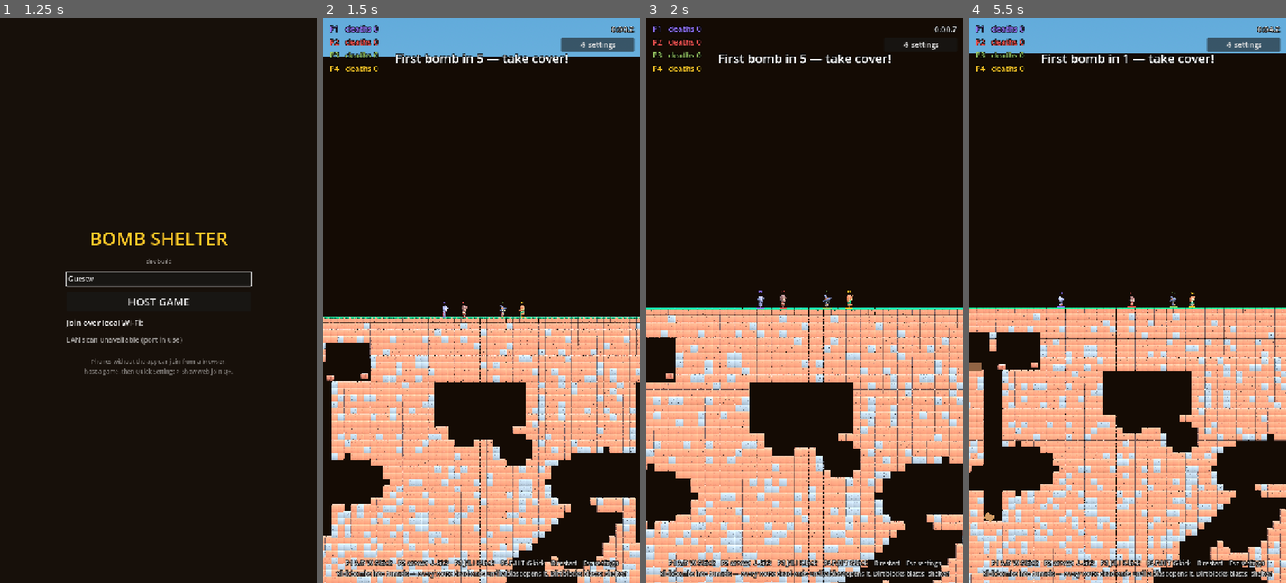
Above: before the commit, frames 1-4 (left to right).
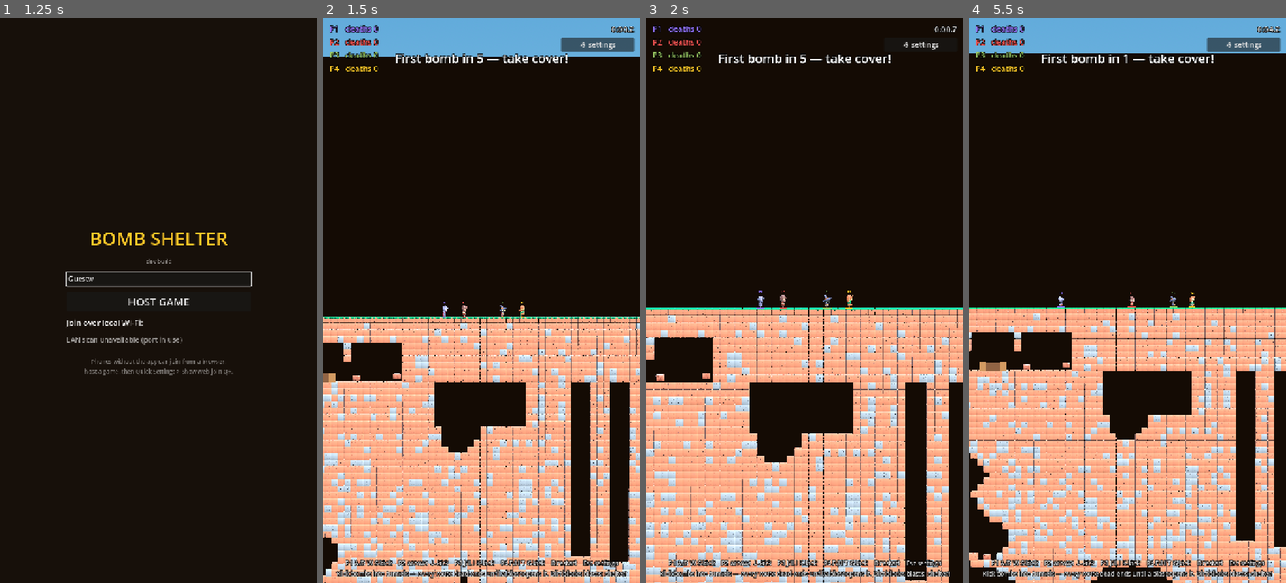
Above: after the commit, the same moments.

Repository: uchy4/dummy
Game: Godot game, scene res://scenes/menu.tscn
The game is run twice, just before and just after one commit, with the same random seed, the same clock (stepped at 60 frames per second) and the same inputs.
Inputs (mouse positions are in pixels of both pictures, inside the frame that each line leads up to):
- Up to frame 1 (1.25 s): tap Enter (ui_accept) at 0.5 s; move the mouse to (228, 272) at 0.52 s; hold D (p1_right) from 0.53 s (still down); hold S (p1_kick) from 0.53 s (still down); click (228, 272) at 0.67 s; tap W (p1_jump) at 0.77 s
- Up to frame 2 (1.5 s): release D (p1_right) at 1.25 s; release S (p1_kick) at 1.25 s; click "HOST GAME" at 1.25 s
- Up to frame 3 (2 s): no input
- Up to frame 4 (5.5 s): drag from (1064, 328) to (1111, 413) at 2.02 s; move the mouse to (1159, 176) at 2.77 s; hold D (p1_right) 2.78-3.5 s; tap L at 2.85 s; drag from (1111, 413) to (1032, 215) at 3.52 s; move the mouse to (1222, 385) at 4.27 s; hold A (p1_left) 4.28-5 s; tap K at 4.35 s; tap W (p1_jump) at 4.52 s; drag from (1032, 215) to (1079, 159) at 5.02 s

Frame 1 is identical in both runs. In frame 2, 9.6% of the frame differs, in the area x 0-100%, y 57-100%; in frame 3, 8.2%; in frame 4, 11%, in the area x 0-100%, y 55-100%.

Commit message:
Water flows for real: heading-based streams, waterline, one flat color
Flow rules (10Hz cellular step, per-drop heading memory):
- Air below: fall. Open ledge: slide down diagonally, keeping heading.
- Stacked on water: spill sideways to flatten the pool.
- On solid floor with BOTH sides open: keep flowing in the remembered
  direction — streams run downhill and across floors until they find a
  hole, a wall, or other water, then settle for good. (Pure left+right+
  bottom closure would slosh a lone drop between walls forever; wall or
  water contact counts as settled.)
Blown-open pool bottoms drain properly: water pours until it finds the
next resting place.

Visuals:
- One flat translucent blue everywhere — no speckles, no shade variance.
- Surface cells (air above) draw as partial blocks, so every pool and
  stream shows a clean waterline. Native uses a WATER_TOP tile that
  repaints as coverage changes; web renders water live each frame from
  the grid instead of baking it into the terrain canvas.

Co-Authored-By: Claude Opus 4.8 <noreply@anthropic.com>
Claude-Session: https://claude.ai/code/session_01QSJudmCHT44WHN37u3ZpBk

Diff:
--- a/bomb-shelter/scripts/net_hub.gd
+++ b/bomb-shelter/scripts/net_hub.gd
@@ -194,10 +194,9 @@
    sp=sc;tp=tc;sc=m;tc=performance.now();reconcile();syncBombs(m);}
   else if(m.t==="carve"){carve(m.x,m.y,m.r);flashes.push({x:m.x,y:m.y,r:m.r,t:performance.now()});
    boom(Math.min(0.55,0.2+m.r/240));}
-  else if(m.t==="w"){if(grid&&octx)for(var i=0;i<m.m.length;i++){var f=m.m[i][0],t2=m.m[i][1];
-   if(f>=0&&f<grid.length){grid[f]=0;octx.clearRect(f%W,(f/W)|0,1,1);}
-   if(t2>=0&&t2<grid.length){grid[t2]=4;
-    octx.fillStyle=(Math.random()<0.3)?CELL2[4]:CELL[4];octx.fillRect(t2%W,(t2/W)|0,1,1);}}}
+  else if(m.t==="w"){if(grid)for(var i=0;i<m.m.length;i++){var f=m.m[i][0],t2=m.m[i][1];
+   if(f>=0&&f<grid.length)grid[f]=0;
+   if(t2>=0&&t2<grid.length)grid[t2]=4;}}
   else if(m.t==="init"){W=m.w;H=m.h;TS=m.ts;SURF=m.surf;FIN=m.fin;ROOMS=m.rooms||[];
    grid=new Uint8Array(m.grid.length);
    for(var i=0;i<m.grid.length;i++)grid[i]=m.grid.charCodeAt(i)-48;
@@ -325,8 +324,9 @@
 setInterval(send,2000);
 function buildTerrain(){off=document.createElement("canvas");off.width=W;off.height=H;
  octx=off.getContext("2d");grassCells=[];
- for(var r=0;r<H;r++)for(var c=0;c<W;c++){var v=grid[r*W+c];if(!v)continue;
+ for(var r=0;r<H;r++)for(var c=0;c<W;c++){var v=grid[r*W+c];if(!v||v===4)continue;
   // Grass blocks are dirt-bodied; a thin green cap is drawn on top at render.
+  // Water (4) is skipped: it renders live each frame with a waterline.
   var dv=(v===3)?1:v;
   octx.fillStyle=(Math.random()<0.3)?CELL2[dv]:CELL[dv];octx.fillRect(c,r,1,1);
   if(v===3)grassCells.push(r*W+c);}}
@@ -501,6 +501,12 @@
   if(grid[idx]!==3)continue;var gx=(idx%W)*TS,gy=((idx/W)|0)*TS;
   ctx.fillStyle="#4caf50";ctx.fillRect(gx,gy,TS,4);
   ctx.fillStyle="#3f9143";ctx.fillRect(gx,gy+4,TS,1.5);}
+ // Water: one flat translucent color, drawn live; surface cells start 5px
+ // down so pools show a waterline.
+ if(grid){ctx.fillStyle="rgba(61,128,224,0.55)";
+  for(var wi=W;wi<grid.length;wi++){if(grid[wi]!==4)continue;
+   var wx2=(wi%W)*TS,wy2=((wi/W)|0)*TS,wo=grid[wi-W]!==4?5:0;
+   ctx.fillRect(wx2,wy2+wo,TS,TS-wo);}}
  var now=performance.now();
  if(sc&&sc.c)for(var i=0;i<sc.c.length;i++){var q=sc.c[i];
   ctx.fillStyle="#000";ctx.fillRect(q[0]-10,q[1]-8,20,16);
--- a/bomb-shelter/scripts/terrain.gd
+++ b/bomb-shelter/scripts/terrain.gd
@@ -17,7 +17,10 @@
 const PLUG_ROWS := 4    # every tunnel stops this many rows short: the dead end
 
 enum Cell { EMPTY, DIRT, BEDROCK, GRASS, WATER, CLAY, STONE, DEEP }
-enum Tile { GRASS, DIRT, DIRT_DARK, BEDROCK, WATER, CLAY, STONE, DEEP }
+enum Tile { GRASS, DIRT, DIRT_DARK, BEDROCK, WATER, CLAY, STONE, DEEP, WATER_TOP }
+
+## One solid translucent water color — surface cells use the partial tile.
+const WATER_COLOR := Color(0.24, 0.5, 0.88, 0.55)
 
 ## Strata: the ground changes character with depth — dirt, then clay, then
 ## stone, then deep slate, down to the bedrock frame.
@@ -51,6 +54,7 @@
 var _grid := PackedByteArray()
 var _src_id := 0
 var _water_acc := 0.0
+var _flow_dir := {}  ## water cell index -> current flow heading (-1 / +1)
 
 
 ## Client mode: no generation — the grid arrives from the host over the
@@ -81,7 +85,7 @@
 # ---------------------------------------------------------------- tileset ---
 
 func _build_tileset() -> void:
-	var img := Image.create(TILE * 8, TILE, false, Image.FORMAT_RGBA8)
+	var img := Image.create(TILE * 9, TILE, false, Image.FORMAT_RGBA8)
 	_fill_tile(img, Tile.DIRT, Color("7a5230"), Color("5e3d22"), 0.16)
 	_fill_tile(img, Tile.DIRT_DARK, Color("5c3d22"), Color("452c17"), 0.2)
 	_fill_tile(img, Tile.BEDROCK, Color("4b4b55"), Color("35353d"), 0.22)
@@ -94,18 +98,14 @@
 		for x in TILE:
 			var g := Color("4caf50").lerp(Color("2e7d32"), rng.randf() * 0.8)
 			img.set_pixel(Tile.GRASS * TILE + x, y, g)
-	# Water: translucent droplet-speckled blue — reads as particles, and the
-	# cellular flow makes the particles pour and settle.
-	_fill_tile(img, Tile.WATER, Color(0.16, 0.42, 0.78, 0.58), Color(0.13, 0.36, 0.7, 0.58), 0.25)
-	for i in 5:
-		var dx := rng.randi_range(1, TILE - 3)
-		var dy := rng.randi_range(2, TILE - 3)
-		for py in 2:
-			for px in 2:
-				img.set_pixel(Tile.WATER * TILE + dx + px, dy + py,
-					Color(0.5, 0.76, 1.0, 0.66))
-	for x in TILE:
-		img.set_pixel(Tile.WATER * TILE + x, 0, Color(0.62, 0.85, 1.0, 0.75))
+	# Water: one flat translucent color. Full tile for submerged cells,
+	# WATER_TOP (top 5px clear) for the surface so pools have a waterline.
+	for y in TILE:
+		for x in TILE:
+			img.set_pixel(Tile.WATER * TILE + x, y, WATER_COLOR)
+	for y in range(5, TILE):
+		for x in TILE:
+			img.set_pixel(Tile.WATER_TOP * TILE + x, y, WATER_COLOR)
 
 	var src := TileSetAtlasSource.new()
 	src.texture = ImageTexture.create_from_image(img)
@@ -121,9 +121,9 @@
 	var square := PackedVector2Array([
 		Vector2(-h, -h), Vector2(h, -h), Vector2(h, h), Vector2(-h, h),
 	])
-	for i in 8:
+	for i in 9:
 		src.create_tile(Vector2i(i, 0))
-		if i == Tile.WATER:
+		if i == Tile.WATER or i == Tile.WATER_TOP:
 			continue  # water is swim-through: no collision polygon
 		var td := src.get_tile_data(Vector2i(i, 0), 0)
 		td.add_collision_polygon(0)
@@ -396,7 +396,7 @@
 				Cell.BEDROCK:
 					t = Tile.BEDROCK
 				Cell.WATER:
-					t = Tile.WATER
+					t = Tile.WATER if _gget(x, y - 1) == Cell.WATER else Tile.WATER_TOP
 				Cell.CLAY:
 					t = Tile.CLAY
 				Cell.STONE:
@@ -433,9 +433,11 @@
 		_tick_water()
 
 
-## Falling-water cellular step: water drops into empty cells, slides off
-## ledges diagonally, and stacked water spreads sideways until it levels
-## out — then it sits perfectly still (and costs no bandwidth).
+## Flowing-water cellular step. Each drop: falls into air below; slides
+## down open ledges; if stacked on water it spills sideways to flatten; on
+## a solid floor it keeps flowing in its remembered direction while BOTH
+## sides are open, and settles once it touches a wall or other water.
+## Settled water is perfectly still and costs no bandwidth.
 func _tick_water() -> void:
 	var moves := []
 	# Bottom-up scan: lower water settles first, columns compact naturally.
@@ -444,40 +446,55 @@
 			continue
 		var x := idx % W
 		var y := idx / W
+		var below := _gget(x, y + 1)
+		var la := _gget(x - 1, y) == Cell.EMPTY
+		var ra := _gget(x + 1, y) == Cell.EMPTY
+		var d := int(_flow_dir.get(idx, 0))
 		var to := -1
-		if _gget(x, y + 1) == Cell.EMPTY:
-			to = (y + 1) * W + x
+		if below == Cell.EMPTY:
+			to = idx + W
 		else:
-			var dl := _gget(x - 1, y + 1) == Cell.EMPTY and _gget(x - 1, y) == Cell.EMPTY
-			var dr := _gget(x + 1, y + 1) == Cell.EMPTY and _gget(x + 1, y) == Cell.EMPTY
-			if dl and dr:
-				if rng.randf() < 0.5:
-					dr = false
+			var dl := la and _gget(x - 1, y + 1) == Cell.EMPTY
+			var dr := ra and _gget(x + 1, y + 1) == Cell.EMPTY
+			if dl or dr:
+				# A downhill ledge: slide diagonally, keeping our heading
+				# when it's still open.
+				if dl and dr:
+					if d == 0:
+						d = 1 if rng.randf() < 0.5 else -1
+				elif dl:
+					d = -1
 				else:
-					dl = false
-			if dl:
-				to = (y + 1) * W + (x - 1)
-			elif dr:
-				to = (y + 1) * W + (x + 1)
-			elif _gget(x, y + 1) == Cell.WATER:
-				# Stacked: pressure pushes the top layer sideways to level.
-				var l := _gget(x - 1, y) == Cell.EMPTY
-				var r := _gget(x + 1, y) == Cell.EMPTY
-				if l and r:
-					if rng.randf() < 0.5:
-						r = false
-					else:
-						l = false
-				if l:
-					to = y * W + (x - 1)
-				elif r:
-					to = y * W + (x + 1)
-		if to < 0:
-			continue
+					d = 1
+				to = idx + W + d
+			elif below == Cell.WATER and (la or ra):
+				# Stacked on water: spill sideways to flatten the pool.
+				if la and ra:
+					if d == 0:
+						d = 1 if rng.randf() < 0.5 else -1
+				elif la:
+					d = -1
+				else:
+					d = 1
+				to = idx + d
+			elif la and ra:
+				# Solid floor, open on both sides: keep flowing until we
+				# find a wall, a hole, or other water.
+				if d == 0:
+					d = 1 if rng.randf() < 0.5 else -1
+				to = idx + d
+			else:
+				# Bottom filled and at least one side backed by wall or
+				# water: this drop is home.
+				_flow_dir.erase(idx)
+				continue
+		_flow_dir.erase(idx)
+		if d != 0:
+			_flow_dir[to] = d
 		_grid[idx] = Cell.EMPTY
 		_grid[to] = Cell.WATER
 		erase_cell(Vector2i(x, y))
-		set_cell(Vector2i(to % W, to / W), _src_id, Vector2i(Tile.WATER, 0))
+		_repaint_water_around(idx, to)
 		moves.append([idx, to])
 		if moves.size() >= WATER_MAX_MOVES:
 			break
@@ -498,7 +515,22 @@
 			erase_cell(Vector2i(f % W, f / W))
 		if t >= 0 and t < _grid.size():
 			_grid[t] = Cell.WATER
-			set_cell(Vector2i(t % W, t / W), _src_id, Vector2i(Tile.WATER, 0))
+			_repaint_water_around(f, t)
+
+
+## Repaint a moved drop and its vertical neighbors: covered water uses the
+## full tile, surface water the partial one (visible waterline).
+func _repaint_water_around(from_idx: int, to_idx: int) -> void:
+	_paint_water_cell(to_idx % W, to_idx / W)
+	_paint_water_cell(to_idx % W, to_idx / W + 1)
+	_paint_water_cell(from_idx % W, from_idx / W + 1)
+
+
+func _paint_water_cell(x: int, y: int) -> void:
+	if _gget(x, y) != Cell.WATER:
+		return
+	var t := Tile.WATER if _gget(x, y - 1) == Cell.WATER else Tile.WATER_TOP
+	set_cell(Vector2i(x, y), _src_id, Vector2i(t, 0))
 
 
 ## Blow a circular hole (world-space position and radius). Bedrock survives.
